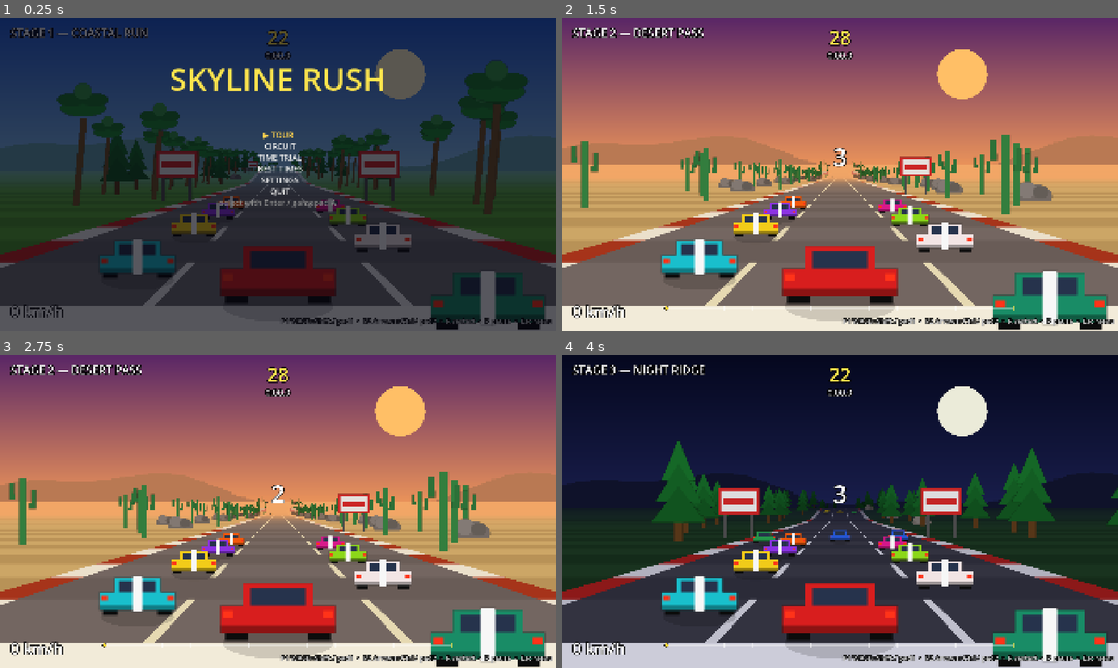
Above: before the commit, frames 1-4 (two rows, left to right).
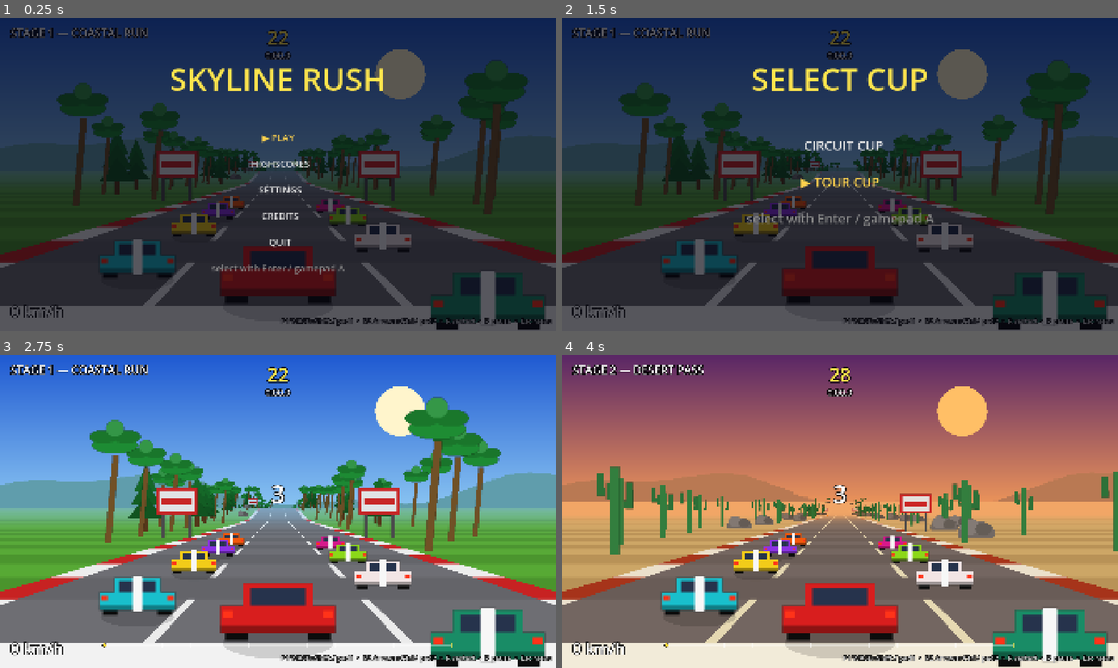
Above: after the commit, the same moments.

Repository: csmallfield/Racer2D
Game: Godot game, scene res://scenes/main.tscn
Two runs of this game, one before a commit and one after it. Both use one fixed random seed, a clock stepped at 60 frames per second and the inputs below.
Inputs:
- Up to frame 1 (0.25 s): no input
- Up to frame 2 (1.5 s): tap Enter (ui_accept) at 0.5, 0.6, 0.77, 1.07 s; hold D (p0_steer_right) 0.53-1.28 s; hold Down (ui_down) from 1.28 s (still down); tap N (next_level) at 1.35 s
- Up to frame 3 (2.75 s): tap Enter (ui_accept) at 1.52, 1.55, 1.82, 2.1 s; release Down (ui_down) at 2.03 s; hold D (p0_steer_right) from 2.03 s (still down)
- Up to frame 4 (4 s): tap Enter (ui_accept) at 2.75, 3.02, 3.05, 3.32, 3.6, 3.77 s; release D (p0_steer_right) at 2.78 s; hold Up (ui_up) 2.78-3.53 s; tap N (next_level) at 2.85 s; tap R (restart) at 3.5 s; hold A (p0_steer_left) from 3.53 s (still down)

The runs differ from the first frame. In frame 1, 1.3% of the frame differs, in the area x 38-62%, y 36-82%; in frame 2, 99%, in the area x 0-100%, y 0-100%; in frame 3, 71%; in frame 4, 90%.

Commit message:
improved menus

Diff:
--- a/outrun_pseudo3d/scripts/main.gd
+++ b/outrun_pseudo3d/scripts/main.gd
@@ -10,10 +10,14 @@
 const MP_FINISH_GRACE := 20.0   # after the first finish, others get this long
 const PLAYER_LABELS: Array[String] = ["P1", "P2", "P3", "P4"]
 
-enum State { MENU, PLAYER_SELECT, LEVEL_SELECT, LEADERBOARD, SETTINGS, COUNTDOWN, RUNNING, STAGE_CLEAR, GAME_OVER, PAUSED }
+## MENU now covers the whole front end (the MenuFlow wizard renders every
+## pre-race screen); LEADERBOARD and SETTINGS remain distinct leaf screens.
+## All menu-family states stay below COUNTDOWN so the `state >= COUNTDOWN`
+## in-race guards elsewhere keep working.
+enum State { MENU, LEADERBOARD, SETTINGS, COUNTDOWN, RUNNING, STAGE_CLEAR, GAME_OVER, PAUSED }
+## In-sim race kind. The higher-level menu branch (tournament vs quick race)
+## lives in `play_mode`; the sim only needs to know circuit / tour / time trial.
 enum Mode { TOUR, CIRCUIT, TIME_TRIAL }
-
-const MENU_ITEMS: Array[String] = ["TOUR", "CIRCUIT", "TIME TRIAL", "BEST TIMES", "SETTINGS", "QUIT"]
 
 ## Settings rows: {label, property (on the Settings autoload), type, step, min, max}
 const SETTINGS_ROWS: Array = [
@@ -27,9 +31,6 @@
 	{"label": "  VIGNETTE", "prop": "crt_vignette", "type": "float", "step": 0.05, "min": 0.0, "max": 0.8},
 	{"label": "  NOISE", "prop": "crt_noise", "type": "float", "step": 0.01, "min": 0.0, "max": 0.25},
 ]
-const PLAYER_ITEMS: Array[String] = ["1 PLAYER", "2 PLAYERS", "3 PLAYERS", "4 PLAYERS"]
-const PLAYER_COUNTS: Array[int] = [1, 2, 3, 4]
-
 var level_paths: Array = []
 var level_names: Array = []
 var level_musics: Array = []
@@ -59,6 +60,16 @@
 var state: State = State.MENU
 var mode: Mode = Mode.TOUR
 var menu: MenuLayer
+var menu_flow: MenuFlow
+## Selections gathered by the menu flow. Phase 1 plumbing: play_mode/difficulty/
+## selected_racers/current_cup are stored and made sticky but not yet read by
+## the sim — they wire into gameplay, records, and tournaments in later phases.
+## lap_override IS live (feeds total_laps) so Quick Race lap counts work now.
+var play_mode := "QUICK_RACE"   # TOURNAMENT / QUICK_RACE / TIME_TRIAL
+var difficulty := 1             # 0 Easy, 1 Normal, 2 Hard
+var selected_racers: Array = [] # racer id per player slot
+var lap_override := 0           # >0 overrides level.laps (Quick Race circuits)
+var current_cup := ""           # tournament cup id (series logic is a later phase)
 var menu_sel := 0
 var select_sel := 0
 var paused_from: State = State.RUNNING
@@ -81,6 +92,7 @@
 	menu = MenuLayer.new()
 	_build_views(1)
 	add_child(menu)   # menu draws over every viewport
+	menu_flow = MenuFlow.new(self, menu)
 	_load_level(0)    # idle stage 1 as the menu backdrop
 	_enter_menu()
 
@@ -105,7 +117,7 @@
 
 
 func total_laps() -> int:
-	return maxi(level.laps, 1)
+	return lap_override if lap_override > 0 else maxi(level.laps, 1)
 
 
 func race_length() -> float:
@@ -332,7 +344,7 @@
 		v.hud.clear_race_ui()
 	Audio.stop_engine()
 	Audio.play_music("music_menu")
-	menu.show_main(MENU_ITEMS, menu_sel)
+	menu_flow.reset()
 
 
 # === SHARED HELPERS (unchanged logic) ===
@@ -474,11 +486,7 @@
 
 	match state:
 		State.MENU:
-			_menu_frame(dt)
-		State.PLAYER_SELECT:
-			_player_select_frame(dt)
-		State.LEVEL_SELECT:
-			_level_select_frame(dt)
+			menu_flow.frame(dt)
 		State.LEADERBOARD:
 			_leaderboard_frame(dt)
 		State.SETTINGS:
@@ -521,75 +529,58 @@
 	return false
 
 
-## Title menu: traffic ambles through the idle backdrop while the player
-## picks a mode. Navigation: steer/ui up-down, accelerate/ui_accept selects.
-func _menu_frame(dt: float) -> void:
-	_update_traffic(dt)
-	# ui_* actions only: "accelerate" contains the Up arrow and "brake" the
-	# Down arrow, so they would fire alongside ui_up/ui_down navigation.
-	# Enter / Space / gamepad A confirm via ui_accept.
-	var moved := 0
-	if Input.is_action_just_pressed("ui_down"):
-		moved = 1
-	elif Input.is_action_just_pressed("ui_up"):
-		moved = -1
-	if moved != 0:
-		menu_sel = wrapi(menu_sel + moved, 0, MENU_ITEMS.size())
-		Audio.play("menu_move")
-		menu.show_main(MENU_ITEMS, menu_sel)
-	if Input.is_action_just_pressed("ui_accept"):
-		Audio.play("menu_select")
-		match menu_sel:
-			0:
-				mode = Mode.TOUR
-				_open_player_select()
-			1:
-				mode = Mode.CIRCUIT
-				_open_player_select()
-			2:
-				mode = Mode.TIME_TRIAL
-				_open_player_select()
-			3:
-				state = State.LEADERBOARD
-				select_sel = 0
-				_refresh_board()
-			4:
-				state = State.SETTINGS
-				menu_sel = 0
-				_show_settings()
-			5:
-				get_tree().quit()
-
-
-func _open_player_select() -> void:
-	state = State.PLAYER_SELECT
-	menu_sel = PLAYER_COUNTS.find(player_count)
-	if menu_sel < 0:
-		menu_sel = 0
-	menu.show_list("%s — PLAYERS" % _mode_name(), PLAYER_ITEMS, menu_sel)
-
-
-func _player_select_frame(dt: float) -> void:
-	_update_traffic(dt)
-	var moved := 0
-	if Input.is_action_just_pressed("ui_down"):
-		moved = 1
-	elif Input.is_action_just_pressed("ui_up"):
-		moved = -1
-	if moved != 0:
-		menu_sel = wrapi(menu_sel + moved, 0, PLAYER_ITEMS.size())
-		Audio.play("menu_move")
-		menu.show_list("%s — PLAYERS" % _mode_name(), PLAYER_ITEMS, menu_sel)
-	if Input.is_action_just_pressed("ui_accept"):
-		Audio.play("menu_select")
-		var count: int = PLAYER_COUNTS[menu_sel]
-		if count != player_count:
-			_build_views(count)
-			_load_level(level_index)   # rebuild the backdrop for the new views
-		_open_level_select()
-	elif Input.is_action_just_pressed("ui_cancel"):
-		Audio.play("menu_move")
-		_enter_menu()
+## Terminal actions the MenuFlow calls once selections are made. The flow
+## owns navigation and rendering; main owns state transitions and the race.
+
+func open_board() -> void:
+	state = State.LEADERBOARD
+	select_sel = 0
+	_refresh_board()
+
+
+func open_settings() -> void:
+	state = State.SETTINGS
+	menu_sel = 0
+	_show_settings()
+
+
+func quit_game() -> void:
+	get_tree().quit()
+
+
+## Last-used racer for a player slot. Phase 1 defaults to the slot livery;
+## the Racer Select grid (Phase 2) will write real picks into Settings.
+func sticky_racer(slot: int) -> int:
+	if slot < Settings.sticky_racers.size():
+		return int(Settings.sticky_racers[slot])
+	return slot
+
+
+## Launch a fully-configured race. race_kind is the in-sim Mode
+## ("TOUR" / "CIRCUIT" / "TIME_TRIAL"); p_mode is the menu branch kept for
+## later phases (tournament series, difficulty-filtered records, etc.).
+func start_configured(p_mode: String, race_kind: String, count: int,
+		diff: int, racers: Array, laps: int, idx: int, cup: String) -> void:
+	play_mode = p_mode
+	match race_kind:
+		"CIRCUIT":
+			mode = Mode.CIRCUIT
+		"TIME_TRIAL":
+			mode = Mode.TIME_TRIAL
+		_:
+			mode = Mode.TOUR
+	difficulty = diff
+	selected_racers = racers.duplicate()
+	lap_override = laps
+	current_cup = cup
+	# Persist sticky prefs (Time Trial has no difficulty, so leave it be).
+	if p_mode != "TIME_TRIAL":
+		Settings.difficulty = diff
+	Settings.sticky_racers = racers.duplicate()
+	Settings.save()
+	if count != player_count:
+		_build_views(count)
+	_start_race(idx)
 
 
 ## Settings screen: up/down select, left/right adjust (applied live),
@@ -652,24 +643,8 @@
 	menu.show_list("SETTINGS", rows, menu_sel)
 
 
-func _mode_name() -> String:
-	match mode:
-		Mode.CIRCUIT:
-			return "CIRCUIT"
-		Mode.TIME_TRIAL:
-			return "TIME TRIAL"
-		_:
-			return "TOUR"
-
-
-func _open_level_select() -> void:
-	state = State.LEVEL_SELECT
-	var cat := _category_indices()
-	select_sel = maxi(cat.find(level_index), 0)
-	menu.show_levels(_category_names(), select_sel, _mode_name())
-
-
-## Levels belonging to the current mode: circuits for CIRCUIT, tours otherwise.
+## Levels belonging to the current in-race mode: circuits for CIRCUIT, tours
+## otherwise. Used by post-race "next level" advancement (R / N in-race).
 func _category_indices() -> Array[int]:
 	var out: Array[int] = []
 	for i in range(level_paths.size()):
@@ -679,13 +654,6 @@
 	return out
 
 
-func _category_names() -> Array:
-	var out: Array = []
-	for i in _category_indices():
-		out.append(level_names[i])
-	return out
-
-
 ## The next level within the current mode's category (wraps).
 func _next_in_category(global_idx: int, step: int) -> int:
 	var cat := _category_indices()
@@ -693,29 +661,6 @@
 		return global_idx
 	var pos := maxi(cat.find(global_idx), 0)
 	return cat[wrapi(pos + step, 0, cat.size())]
-
-
-
-
-func _level_select_frame(dt: float) -> void:
-	_update_traffic(dt)
-	var moved := 0
-	if (Input.is_action_just_pressed("ui_down")
-			or Input.is_action_just_pressed("p0_steer_right")):
-		moved = 1
-	elif (Input.is_action_just_pressed("ui_up")
-			or Input.is_action_just_pressed("p0_steer_left")):
-		moved = -1
-	if moved != 0:
-		select_sel = wrapi(select_sel + moved, 0, _category_indices().size())
-		Audio.play("menu_move")
-		menu.show_levels(_category_names(), select_sel, _mode_name())
-	if Input.is_action_just_pressed("ui_accept"):
-		Audio.play("menu_select")
-		_start_race(_category_indices()[select_sel])
-	elif Input.is_action_just_pressed("ui_cancel"):
-		Audio.play("menu_move")
-		_open_player_select()
 
 
 func _leaderboard_frame(dt: float) -> void:
--- a/outrun_pseudo3d/scripts/menu.gd
+++ b/outrun_pseudo3d/scripts/menu.gd
@@ -72,6 +72,23 @@
 	_content.text = rows
 
 
+## Wizard screen: an optional gray subtitle block above a selectable list.
+## Used for the Confirm summary, Credits, and the Racer Select placeholder.
+func show_config(title: String, subtitle: Array, items: Array[String], sel: int) -> void:
+	visible = true
+	_title_label.text = title
+	var gap := _fit_list(items.size() + subtitle.size() + 1, false)
+	var rows := "\n[center]"
+	for line in subtitle:
+		rows += "[color=#aaaaaa]%s[/color]%s" % [String(line), gap]
+	if not subtitle.is_empty():
+		rows += gap
+	for i in range(items.size()):
+		rows += _row(items[i], i == sel) + gap
+	rows += "[color=#888888]Enter / A select  •  Esc / B back[/color][/center]"
+	_content.text = rows
+
+
 ## Stage picker: left/right cycles, shown with the chosen mode as context.
 func show_levels(stage_names: Array, sel: int, mode_name: String) -> void:
 	visible = true
--- /dev/null
+++ b/outrun_pseudo3d/scripts/menu_flow.gd
@@ -0,0 +1,315 @@
+class_name MenuFlow
+extends RefCounted
+## Pre-race navigation wizard (Phase 1 of the menu restructure).
+##
+## Models the whole front end as a STACK of screens. Moving forward pushes a
+## screen; Back simply pops one. Each top-level mode is just a different
+## sequence of pushes, so Tournament / Quick Race / Time Trial can share steps
+## without duplicating trees, and no screen needs to know who pushed it.
+##
+## main.gd owns the render surface (MenuLayer) and every terminal action
+## (start a race, open the board, open settings, quit). This controller only
+## gathers selections into `ctx` and, when the sequence completes, hands them
+## to main.start_configured().
+##
+## Phase 1 scope: the tree, Credits, Confirm, back-nav, and the difficulty /
+## racer / lap PLUMBING. Difficulty and racer are stored + made sticky but do
+## not yet change the sim (later phases). Racer Select is a labelled
+## placeholder; the grid lands in Phase 2. Tournament gathers a cup and starts
+## its first track as a single race — the series/points logic is a later phase.
+
+const DIFF_NAMES: Array[String] = ["EASY", "NORMAL", "HARD"]
+const LAP_VALUES: Array[int] = [2, 3, 5]
+
+var main                         # the Node2D orchestrator (untyped: no class_name)
+var menu: MenuLayer
+
+var stack: Array = []            # [{id: String, sel: int}] — top is the live screen
+var ctx: Dictionary = {}         # accumulated selections for the current run
+
+
+func _init(orchestrator, menu_layer: MenuLayer) -> void:
+	main = orchestrator
+	menu = menu_layer
+
+
+## Reset to the top of the tree (called on entering the menu from anywhere).
+func reset() -> void:
+	ctx = {}
+	stack = [{"id": "main", "sel": 0}]
+	_render()
+
+
+# === PER-FRAME INPUT ===
+
+## Polled from main._process while state == MENU. Keeps the idle backdrop
+## alive and drives list navigation for whichever screen is on top.
+func frame(_dt: float) -> void:
+	main._update_traffic(_dt)   # traffic keeps ambling behind the menu
+	if stack.is_empty():
+		reset()
+		return
+	var scr: Dictionary = stack.back()
+	var id: String = String(scr.id)
+	var count := _items_for(id).size()
+
+	var moved := 0
+	if Input.is_action_just_pressed("ui_down"):
+		moved = 1
+	elif Input.is_action_just_pressed("ui_up"):
+		moved = -1
+	if moved != 0 and count > 0:
+		scr.sel = wrapi(int(scr.sel) + moved, 0, count)
+		Audio.play("menu_move")
+		_render()
+
+	# Confirm screen: left/right nudges difficulty from any row, for speed.
+	if id == "confirm":
+		var adj := 0
+		if Input.is_action_just_pressed("ui_right"):
+			adj = 1
+		elif Input.is_action_just_pressed("ui_left"):
+			adj = -1
+		if adj != 0:
+			ctx["difficulty"] = wrapi(int(ctx.get("difficulty", 1)) + adj, 0, 3)
+			Audio.play("menu_move")
+			_render()
+
+	if Input.is_action_just_pressed("ui_accept"):
+		Audio.play("menu_select")
+		_on_confirm(id, int(scr.sel))
+	elif Input.is_action_just_pressed("ui_cancel"):
+		_back()
+
+
+# === STACK OPS ===
+
+func _push(id: String) -> void:
+	stack.append({"id": id, "sel": _default_sel(id)})
+	_render()
+
+
+func _back() -> void:
+	var id: String = String(stack.back().id)
+	if id == "main":
+		_push("quit_confirm")   # Back at the root asks to quit, per the spec
+		return
+	Audio.play("menu_move")
+	stack.pop_back()
+	if stack.is_empty():
+		stack.append({"id": "main", "sel": 0})
+	_render()
+
+
+## Sensible landing selection when a screen is first shown.
+func _default_sel(id: String) -> int:
+	match id:
+		"difficulty":
+			return clampi(int(Settings.difficulty), 0, 2)
+		"laps":
+			return LAP_VALUES.find(3)   # default 3 laps
+		"confirm":
+			return _items_for("confirm").size() - 1   # highlight START
+		_:
+			return 0
+
+
+# === CONFIRM / TRANSITIONS ===
+
+func _on_confirm(id: String, sel: int) -> void:
+	match id:
+		"main":
+			match sel:
+				0: _push("play")
+				1: main.open_board()
+				2: main.open_settings()
+				3: _push("credits")
+				4: _push("quit_confirm")
+		"play":
+			match sel:
+				0:
+					ctx["play_mode"] = "TOURNAMENT"
+					_push("players")
+				1:
+					ctx["play_mode"] = "QUICK_RACE"
+					_push("players")
+				2:
+					ctx["play_mode"] = "TIME_TRIAL"
+					ctx["players"] = 1   # Time Trial is single-player only
+					_push("tt_type")
+		"players":
+			ctx["players"] = sel + 1
+			_push("difficulty")
+		"difficulty":
+			ctx["difficulty"] = sel
+			if String(ctx.get("play_mode", "")) == "TOURNAMENT":
+				_push("cup")
+			else:
+				_push("type")
+		"cup":
+			ctx["is_circuit"] = sel == 0
+			ctx["cup"] = "CIRCUIT CUP" if sel == 0 else "TOUR CUP"
+			_push("racer")
+		"type", "tt_type":
+			ctx["is_circuit"] = sel == 0
+			_push("track")
+		"track":
+			var lvls := _levels_of_type(bool(ctx.get("is_circuit", false)))
+			if not lvls.is_empty():
+				ctx["track_idx"] = int(lvls[clampi(sel, 0, lvls.size() - 1)])
+			else:
+				ctx["track_idx"] = 0
+			if String(ctx.get("play_mode", "")) == "QUICK_RACE" \
+					and bool(ctx.get("is_circuit", false)):
+				_push("laps")
+			else:
+				_push("racer")
+		"laps":
+			ctx["laps_sel"] = sel
+			_push("racer")
+		"racer":
+			# Phase 1 stub: adopt the sticky racer(s) and move on. Time Trial
+			# skips Confirm (spec: Racer Select -> Start).
+			if String(ctx.get("play_mode", "")) == "TIME_TRIAL":
+				_start()
+			else:
+				_push("confirm")
+		"confirm":
+			if sel == 0:
+				ctx["difficulty"] = wrapi(int(ctx.get("difficulty", 1)) + 1, 0, 3)
+				_render()
+			else:
+				_start()
+		"credits":
+			_back()
+		"quit_confirm":
+			if sel == 1:
+				main.quit_game()
+			else:
+				_back()
+
+
+## Hand the gathered configuration to main and launch.
+func _start() -> void:
+	var p_mode := String(ctx.get("play_mode", "QUICK_RACE"))
+	var is_tt := p_mode == "TIME_TRIAL"
+	var is_circuit := bool(ctx.get("is_circuit", false))
+
+	var idx: int
+	if p_mode == "TOURNAMENT":
+		var lvls := _levels_of_type(is_circuit)   # cup starts on its first track (stub)
+		idx = int(lvls[0]) if not lvls.is_empty() else 0
+	else:
+		idx = int(ctx.get("track_idx", 0))
+
+	var count := 1 if is_tt else int(ctx.get("players", 1))
+	var diff := 1 if is_tt else int(ctx.get("difficulty", 1))
+	var laps := 0
+	if p_mode == "QUICK_RACE" and is_circuit:
+		laps = LAP_VALUES[clampi(int(ctx.get("laps_sel", 1)), 0, LAP_VALUES.size() - 1)]
+
+	var racers: Array = []
+	for i in range(count):
+		racers.append(main.sticky_racer(i))
+
+	var kind := "TIME_TRIAL" if is_tt else ("CIRCUIT" if is_circuit else "TOUR")
+	main.start_configured(p_mode, kind, count, diff, racers, laps, idx,
+			String(ctx.get("cup", "")))
+
+
+# === RENDER ===
+
+func _render() -> void:
+	var scr: Dictionary = stack.back()
+	var id: String = String(scr.id)
+	var items := _items_for(id)
+	var sub := _subtitle_for(id)
+	if sub.is_empty():
+		menu.show_list(_title_for(id), items, int(scr.sel))
+	else:
+		menu.show_config(_title_for(id), sub, items, int(scr.sel))
+
+
+func _title_for(id: String) -> String:
+	match id:
+		"main": return MenuLayer.TITLE
+		"play": return "SELECT MODE"
+		"players": return "PLAYERS"
+		"difficulty": return "DIFFICULTY"
+		"cup": return "SELECT CUP"
+		"type", "tt_type": return "RACE TYPE"
+		"track": return "SELECT TRACK"
+		"laps": return "LAP COUNT"
+		"racer": return "RACER SELECT"
+		"confirm": return "CONFIRM"
+		"credits": return "CREDITS"
+		"quit_confirm": return "QUIT?"
+		_: return ""
+
+
+func _items_for(id: String) -> Array[String]:
+	match id:
+		"main":
+			return ["PLAY", "HIGHSCORES", "SETTINGS", "CREDITS", "QUIT"]
+		"play":
+			return ["TOURNAMENT", "QUICK RACE", "TIME TRIAL"]
+		"players":
+			return ["SINGLE", "2 PLAYERS", "3 PLAYERS", "4 PLAYERS"]
+		"difficulty":
+			return DIFF_NAMES.duplicate()
+		"cup":
+			return ["CIRCUIT CUP", "TOUR CUP"]
+		"type", "tt_type":
+			return ["CIRCUIT", "TOUR"]
+		"track":
+			var names: Array[String] = []
+			for i in _levels_of_type(bool(ctx.get("is_circuit", false))):
+				names.append(String(main.level_names[i]))
+			return names
+		"laps":
+			var ls: Array[String] = []
+			for v in LAP_VALUES:
+				ls.append("%d LAPS" % v)
+			return ls
+		"racer":
+			return ["CONTINUE"]
+		"confirm":
+			return ["DIFFICULTY:  %s" % DIFF_NAMES[int(ctx.get("difficulty", 1))], "START"]
+		"credits":
+			return ["BACK"]
+		"quit_confirm":
+			return ["NO", "YES"]
+	return []
+
+
+func _subtitle_for(id: String) -> Array[String]:
+	match id:
+		"racer":
+			return ["The full racer grid arrives in the next update.",
+					"Using your last-used racer for now."]
+		"confirm":
+			var lines: Array[String] = []
+			var p_mode := String(ctx.get("play_mode", ""))
+			lines.append("MODE:  %s" % ("TOURNAMENT" if p_mode == "TOURNAMENT" else "QUICK RACE"))
+			lines.append("PLAYERS:  %d" % int(ctx.get("players", 1)))
+			if p_mode == "TOURNAMENT":
+				lines.append("CUP:  %s" % String(ctx.get("cup", "")))
+			else:
+				lines.append("TRACK:  %s" % String(main.level_names[int(ctx.get("track_idx", 0))]))
+				if bool(ctx.get("is_circuit", false)):
+					lines.append("LAPS:  %d" % LAP_VALUES[clampi(
+							int(ctx.get("laps_sel", 1)), 0, LAP_VALUES.size() - 1)])
+			return lines
+		"credits":
+			return ["OUTRUN PSEUDO-3D", "A script-authored arcade racer.",
+					"Built with Godot.", "", "(placeholder credits)"]
+	return []
+
+
+## Global level indices whose type matches (circuit = laps > 0).
+func _levels_of_type(is_circuit: bool) -> Array:
+	var out: Array = []
+	for i in range(main.level_laps.size()):
+		if (int(main.level_laps[i]) > 0) == is_circuit:
+			out.append(i)
+	return out
--- a/outrun_pseudo3d/scripts/settings.gd
+++ b/outrun_pseudo3d/scripts/settings.gd
@@ -10,6 +10,11 @@
 var fullscreen := false
 var music_volume := 1.0        # 0..1 linear
 var sfx_volume := 1.0
+# Menu selections made sticky across sessions (set from the menu flow, not the
+# settings screen). difficulty: 0 Easy / 1 Normal / 2 Hard. sticky_racers holds
+# the last-used racer id per player slot.
+var difficulty := 1
+var sticky_racers: Array = []
 # Seeded from resources/retro_filter.tres (designer defaults); the menu
 # subset is then overridden by the user save. Flicker and scanline density
 # are resource-only.
@@ -76,6 +81,7 @@
 		"crt": crt_enabled, "curvature": crt_curvature,
 		"scanlines": crt_scanlines, "fringe": crt_fringe,
 		"vignette": crt_vignette, "noise": crt_noise,
+		"difficulty": difficulty, "racers": sticky_racers,
 	}))
 
 
@@ -97,3 +103,6 @@
 	crt_fringe = float(d.get("fringe", crt_fringe))
 	crt_vignette = float(d.get("vignette", crt_vignette))
 	crt_noise = float(d.get("noise", crt_noise))
+	difficulty = int(d.get("difficulty", difficulty))
+	var r: Variant = d.get("racers", sticky_racers)
+	sticky_racers = r if r is Array else sticky_racers
Not shown, added: outrun_pseudo3d/scripts/menu_flow.gd.uid
